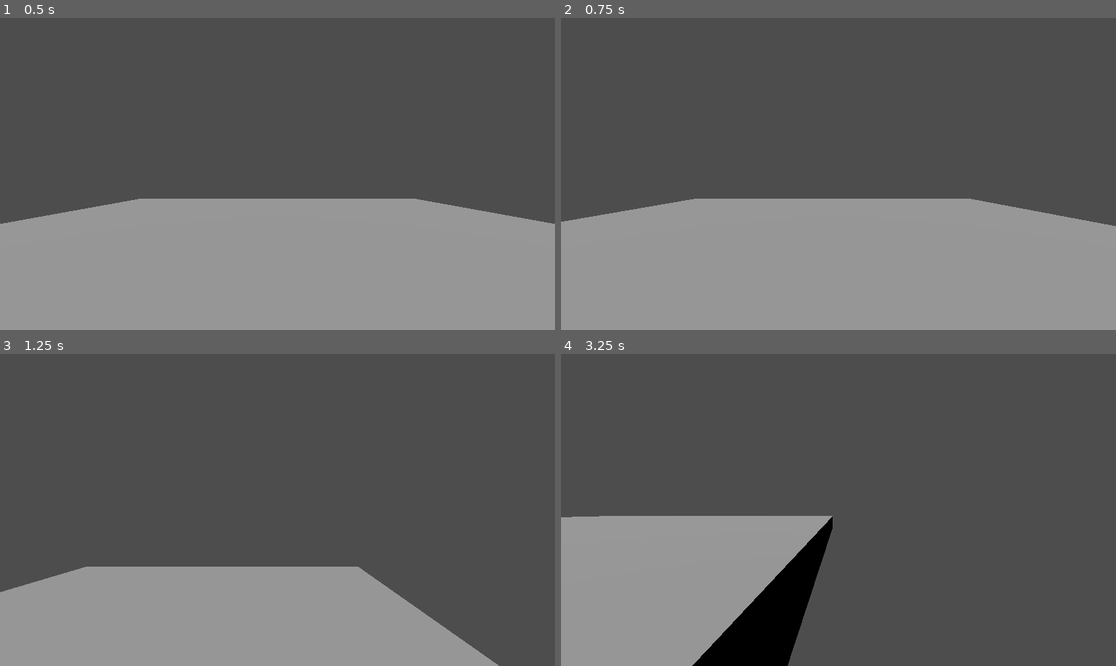
Above: before the commit, frames 1-4 (two rows, left to right).
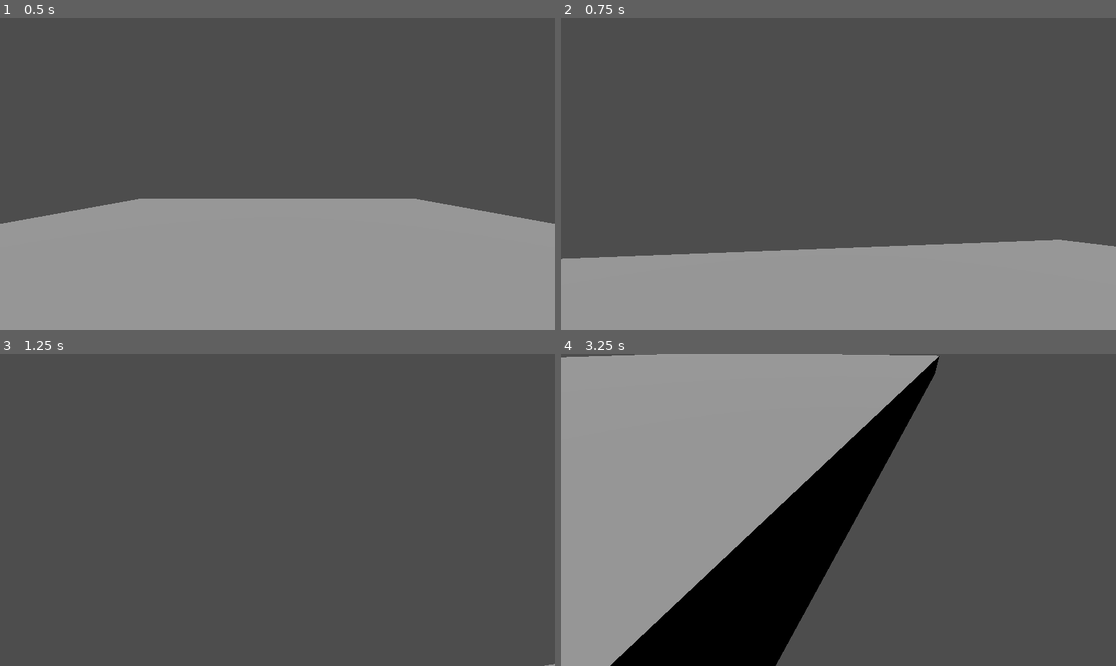
Above: after the commit, the same moments.

Repository: william-v4/flippyflippy
Game: Godot game, scene res://main.tscn
Same seed, same stepped clock (60 frames per second), same inputs: the game is played once before the commit and once after it.
Inputs (mouse positions are in pixels of both pictures, inside the frame that each line leads up to):
- Up to frame 1 (0.5 s): no input
- Up to frame 2 (0.75 s): tap Enter at 0.5 s; move the mouse to (960, 158) at 0.52 s; hold Right (move_right) from 0.53 s (still down)
- Up to frame 3 (1.25 s): keep holding Right (move_right); tap Space (jump) at 0.77 s
- Up to frame 4 (3.25 s): move the mouse to (727, 525) at 1.27 s; release Right (move_right) at 1.28 s; hold Down (move_back) 1.28-2.03 s; tap Space (jump) at 1.52, 3.02 s; move the mouse to (894, 441) at 2.02 s; hold Right (move_right) 2.03-2.78 s; move the mouse to (810, 572) at 2.77 s; hold Up (move_forward) from 2.78 s (still down)

Frame 1 is identical in both runs. In frame 2, 14% of the frame differs, in the area x 0-100%, y 57-78%; in frame 3, 24%; in frame 4, 39%, in the area x 0-69%, y 0-100%.

Commit message:
added camera movement

Diff:
--- a/game_files/player/player.gd
+++ b/game_files/player/player.gd
@@ -21,9 +21,13 @@
 
 const input_negative_value : Dictionary = {"x" = "move_left", "y" = 0, "z" = "move_forward"}
 const input_positive_value : Dictionary = {"x" = "move_right", "y" = 0, "z" = "move_back"}
+# mouse sensitivity
+@export var horizontalmousesens : float = .4
+@export var verticalmousesens : float = .3
 
 func _init():
 	velocity = Vector3.ZERO
+	Input.MOUSE_MODE_CAPTURED
 
 func calculate_ground_velocity(delta : float):
 	# For each plane, determine which keys are being pressed, determining the applied acceleration from the player.
@@ -100,3 +104,14 @@
 	velocity.z = target_velocity["z"]
 
 	move_and_slide()
+
+func _input(event):
+	# camera movement with mouse
+	if event is InputEventMouseMotion:
+		# rotate the player left and right
+		rotate_y(-deg_to_rad(event.relative.x) * horizontalmousesens)
+		# rotate camera up and down
+		$Pivot/Marker3D.rotate_x(-deg_to_rad(event.relative.y) * verticalmousesens)
+		# make sure player doesn't break their neck (rotating over 90 degrees)
+		$Pivot/Marker3D.rotation_degrees.x = clamp($Pivot/Marker3D.rotation_degrees.x, -90, 90)
+	# camera movement with joystick
